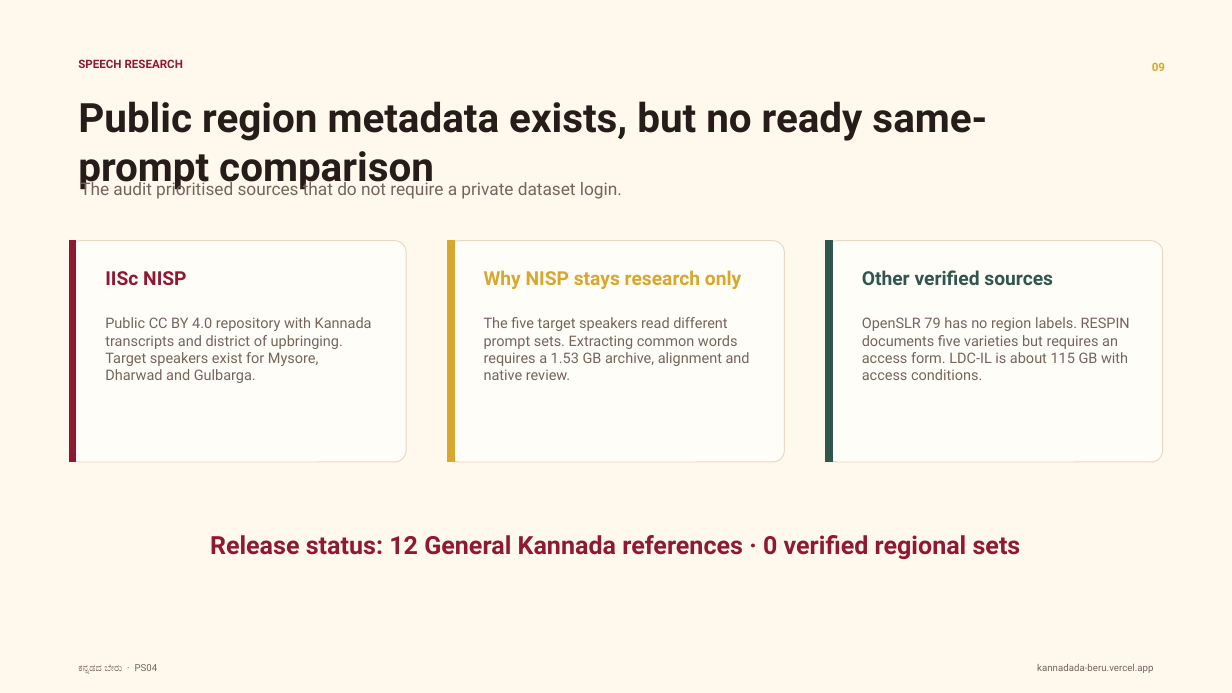
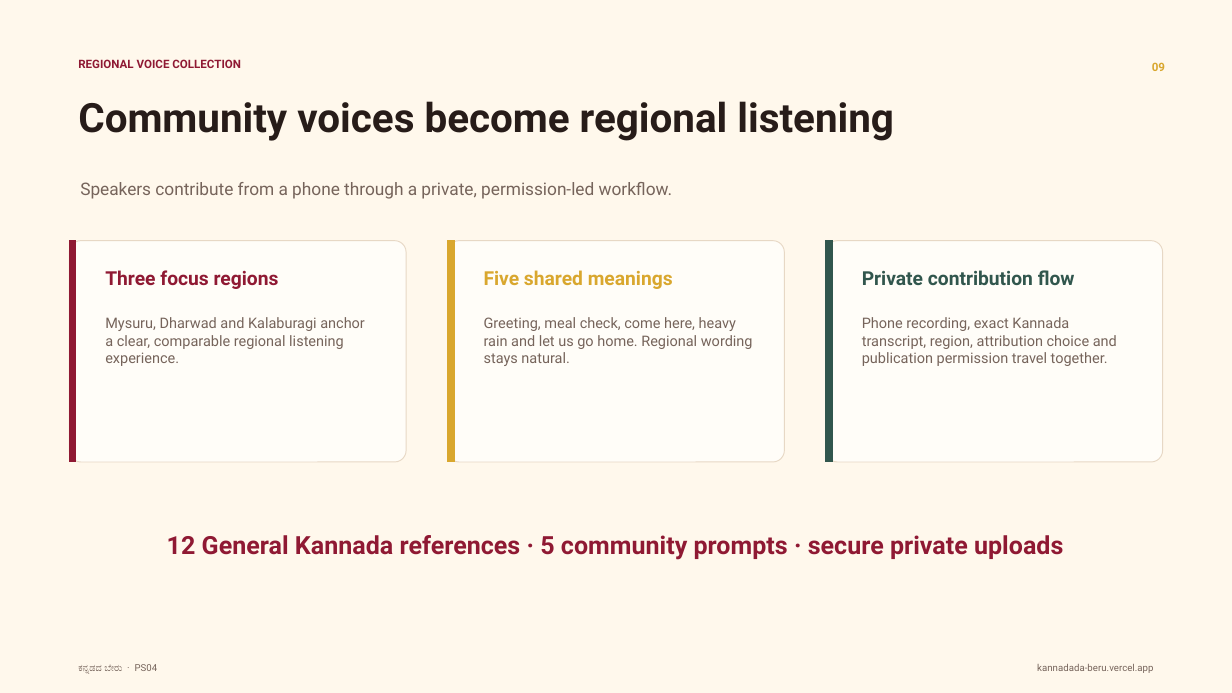
Before and after one commit to DSGAMING98/kannadada-beru, a slide deck: slide 9 of Kannadada Beru Final Presentation/Kannadada_Beru_Submission_2026_RELEASE.pptx. Drawn at 1232x693 pixels with LibreOffice and Linux fonts; fonts in the diff are those of the drawing. Boxes give left, top, right and bottom in pixels: in the first picture for what was removed or moved away, otherwise in the second. Text is boxed around its words. In the diff, an @@ line names an element or a change of style, - is before the commit and + after.

Commit message:
release: finalize hackathon submission

```diff
--- a/Kannadada Beru Final Presentation/Kannadada_Beru_Submission_2026_RELEASE.pptx
+++ b/Kannadada Beru Final Presentation/Kannadada_Beru_Submission_2026_RELEASE.pptx
@@ text at (x1=78, y1=59, x2=241, y2=68): text changed @@
-SPEECH RESEARCH
+REGIONAL VOICE COLLECTION
@@ text at (x1=78, y1=101, x2=894, y2=141): text changed @@
-Public region metadata exists, but no ready same-prompt comparison
+Community voices become regional listening
@@ text at (x1=80, y1=182, x2=672, y2=199): text changed @@
-The audit prioritised sources that do not require a private dataset login.
+Speakers contribute from a phone through a private, permission-led workflow.
@@ text at (x1=105, y1=270, x2=279, y2=289): text changed @@
-IISc NISP
+Three focus regions
@@ text at (x1=484, y1=270, x2=673, y2=289): text changed @@
-Why NISP stays research only
+Five shared meanings
@@ text at (x1=862, y1=270, x2=1075, y2=285): text changed @@
-Other verified sources
+Private contribution flow
@@ text at (x1=105, y1=317, x2=365, y2=366): text changed @@
-Public CC BY 4.0 repository with Kannada transcripts and district of upbringing. Target speakers exist for Mysore, Dharwad and Gulbarga.
+Mysuru, Dharwad and Kalaburagi anchor a clear, comparable regional listening experience.
@@ text at (x1=484, y1=317, x2=753, y2=366): text changed @@
-The five target speakers read different prompt sets. Extracting common words requires a 1.53 GB archive, alignment and native review.
+Greeting, meal check, come here, heavy rain and let us go home. Regional wording stays natural.
@@ text at (x1=862, y1=317, x2=1117, y2=366): text changed @@
-OpenSLR 79 has no region labels. RESPIN documents five varieties but requires an access form. LDC-IL is about 115 GB with access conditions.
+Phone recording, exact Kannada transcript, region, attribution choice and publication permission travel together.
@@ text at (x1=167, y1=535, x2=1063, y2=560): text changed @@
-Release status: 12 General Kannada references · 0 verified regional sets
+12 General Kannada references · 5 community prompts · secure private uploads
```
Also in this commit, not shown: 7 other slides changed, 16 other files.
